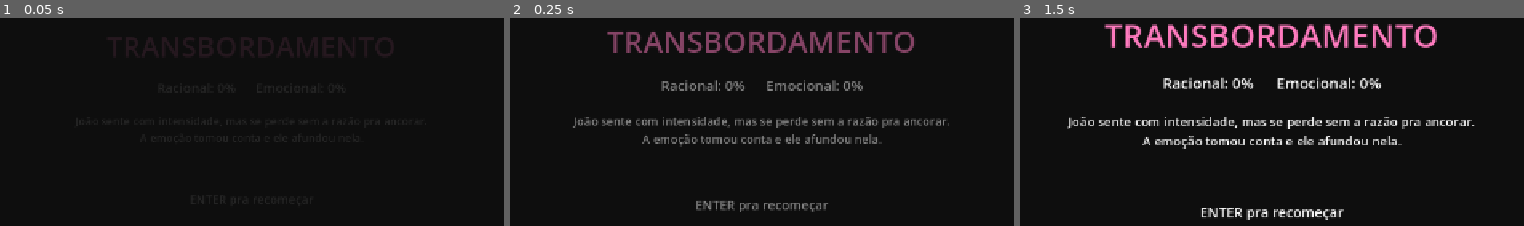
Above: before the commit, frames 1-3 (left to right).
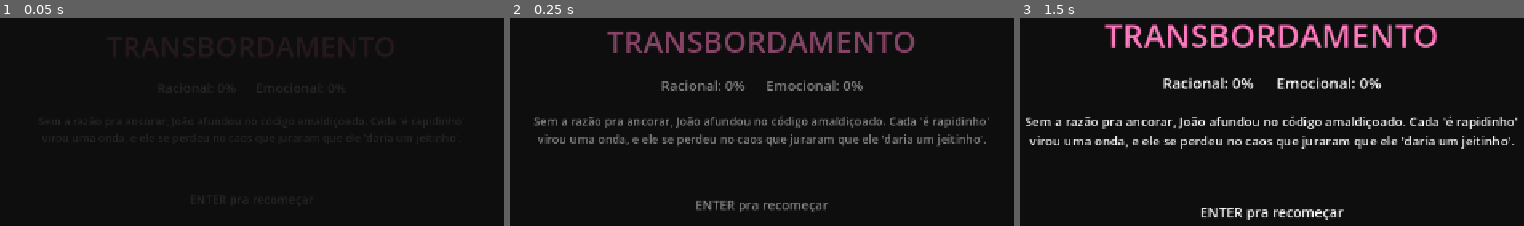
Above: after the commit, the same moments.

Repository: joaopedrogiancolidev/Gamejam42
Game: Godot game, scene res://scenes/FinalEmocional.tscn
Same seed, same stepped clock (60 frames per second), same inputs: the game is played once before the commit and once after it. This scene is started directly instead of the project's main scene.
Inputs:
- Up to frame 1 (0.05 s): no input
- Up to frame 2 (0.25 s): no input
- Up to frame 3 (1.5 s): tap Enter at 0.5 s; hold D 0.53-1.28 s; tap J at 0.6 s; tap Space at 0.77, 1.25 s; hold S from 1.28 s (still down); tap K at 1.35 s

The runs differ from the first frame. In frame 2, 3.9% of the frame differs, in the area x 4-96%, y 47-63%; in frame 3, 4.6%, in the area x 1-99%, y 46-63%.

Commit message:
feat: reescreve os 4 finais com o texto da historia

Diff:
--- a/scenes/FinalEmocional.tscn
+++ b/scenes/FinalEmocional.tscn
@@ -68,7 +68,7 @@
 offset_right = 1040.0
 offset_bottom = 470.0
 theme_override_font_sizes/font_size = 20
-text = "João sente com intensidade, mas se perde sem a razão pra ancorar.\nA emoção tomou conta e ele afundou nela."
+text = "Sem a razão pra ancorar, João afundou no código amaldiçoado. Cada 'é rapidinho' virou uma onda, e ele se perdeu no caos que juraram que ele 'daria um jeitinho'."
 horizontal_alignment = 1
 autowrap_mode = 3
 
--- a/scenes/FinalFeliz.tscn
+++ b/scenes/FinalFeliz.tscn
@@ -68,7 +68,7 @@
 offset_right = 1040.0
 offset_bottom = 470.0
 theme_override_font_sizes/font_size = 20
-text = "Razão e emoção em equilíbrio. João sai da sessão inteiro:\nsente o que precisa sentir e entende o que precisa entender."
+text = "João respirou. Disse 'não' pro deploy de sexta 18h, fechou o notebook e foi viver. O unicórnio que espere — ele escolheu ser uma pessoa inteira em vez de um recurso."
 horizontal_alignment = 1
 autowrap_mode = 3
 
--- a/scenes/FinalGameover.tscn
+++ b/scenes/FinalGameover.tscn
@@ -68,7 +68,7 @@
 offset_right = 1040.0
 offset_bottom = 470.0
 theme_override_font_sizes/font_size = 20
-text = "A mente não aguentou a pressão da sessão.\nFoi preciso interromper antes que piorasse."
+text = "Burnout em produção. A mente do João travou na sexta 18h e a CyberTerapia™ deu kernel panic — claro, foi vibe-coded. O chefe disse que ano que vem vira unicórnio."
 horizontal_alignment = 1
 autowrap_mode = 3
 
--- a/scenes/FinalRacional.tscn
+++ b/scenes/FinalRacional.tscn
@@ -68,7 +68,7 @@
 offset_right = 1040.0
 offset_bottom = 470.0
 theme_override_font_sizes/font_size = 20
-text = "João entende tudo sobre si mesmo, mas não se permite sentir.\nA lógica blindou a dor — e também a vida."
+text = "João entregou tudo: o legado domado, a demo no ar, metas batidas. O chefe postou no LinkedIn. O João virou um recurso eficiente — e esqueceu que existia vida fora da sprint."
 horizontal_alignment = 1
 autowrap_mode = 3
 
Not shown: 1 places in scenes/FinalEmocional.tscn that only renumber resources
Not shown: 1 places in scenes/FinalFeliz.tscn that only renumber resources
Not shown: 1 places in scenes/FinalGameover.tscn that only renumber resources
Not shown: 1 places in scenes/FinalRacional.tscn that only renumber resources
